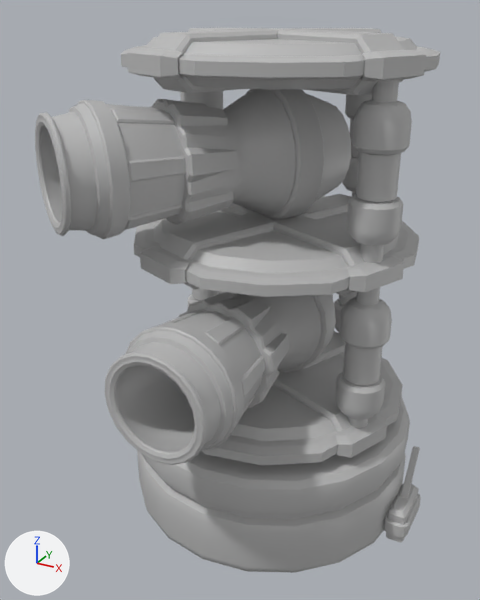
An edit to the FBX model ArtAsset/3D/Assets/Double canon/fbx/SM_Double_canon_lvl_3_TD_v1.fbx, drawn before and after from the same camera.
Both versions are drawn from a 50 mm camera at (0.065, -0.136, 0.1207) aimed at (-0.0039, -0.0108, 0.0581). Arrows for +X, +Y and +Z are at lower left; the lights stay in place. Where no turn or scale is listed for an object, it has been applied to the vertices.
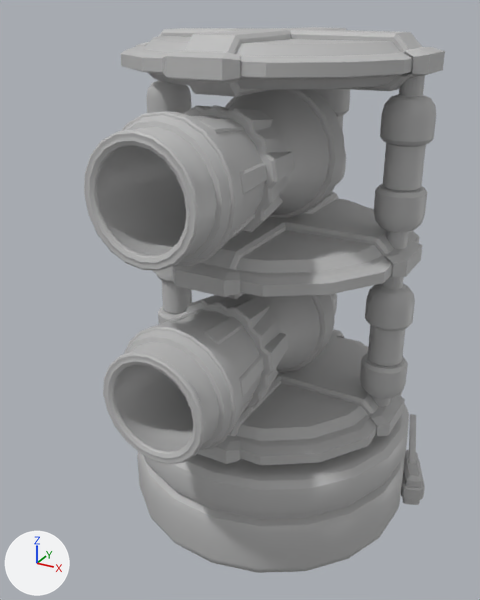
ob_sm_double_canon_lvl_3_td_v1 is not drawn itself; it is the parent of ob_pcube1, ob_pcylinder10, ob_group, ob_pcylinder19, ob_pcylinder12, ob_pcylinder16.

The edits, one by one:
me_mesh_003 has 930 vertices, 934 faces and spans x -0.0148..0.0155, y -0.0326..0.0342, z -0.0151..0.0151.
me_mesh_003 is used by ob_pcylinder15; location (-0.0002, -0.0184, 0.0513).
me_mesh_003 part 1: the whole mesh is moved by (-0.0005, -0.0177, 0.0008).
Mesh me_mesh_012_1 is new.
It has 930 vertices, 934 faces and spans x -0.0153..0.015, y -0.0503..0.0165, z -0.0132..0.017.
It uses material mat_lambert1 (grey #bcbcbc).
Object 'pCylinder44' (ob_pcylinder44) is deleted.
Object 'SM_Double_canon_lvl_3_TD_v1' (ob_sm_double_canon_lvl_3_td_v1) turns from (90, 0, 0) to (90, 0, 22) degrees about x, y and z.
Object 'pCylinder15' (ob_pcylinder15) moves from (-0.0002, -0.0184, 0.0513) to (0.0, -0.0007, 0.0505).
Object 'pCylinder57' (ob_pcylinder57) is new; it shows me_mesh_012_1.
Its location is (0.0, -0.0007, 0.0894).

Where the change shows, as pixel boxes [x1, y1, x2, y2] in the pictures (480 x 600 px):
'pCylinder44', deleted: before [35, 89, 351, 239]
'pCylinder57', added: after [84, 89, 345, 271]
'pCylinder10', turned: before [137, 396, 410, 573]; after [137, 404, 409, 573]
'pCylinder15', moved: before [104, 291, 336, 465]; after [103, 293, 335, 464]
'pCylinder12', turned: before [134, 194, 419, 297]; after [152, 192, 423, 299]
'pCylinder19', turned: before [121, 28, 440, 95]; after [121, 27, 445, 97]
'pCylinder16', turned: before [201, 331, 403, 465]; after [197, 329, 405, 465]
'pasted__pasted__polySurface15', turned: before [347, 80, 412, 263]; after [374, 75, 436, 249]
'pasted__pasted__polySurface11', turned: before [335, 287, 392, 428]; after [360, 277, 415, 407]
'pCube1', turned: before [384, 446, 421, 542]; after [401, 414, 425, 505]
'pasted__pasted__polySurface14', turned: before [180, 91, 223, 110]; after [146, 80, 192, 113]
'pasted__pasted__polySurface16', turned: before [342, 94, 372, 196]; after [312, 89, 350, 192]
'pasted__pasted__polySurface13', turned: before [188, 288, 219, 307]; after [156, 273, 192, 324]
'pasted__pasted__polySurface12', turned: before [334, 291, 357, 333]; after [331, 293, 337, 316]
